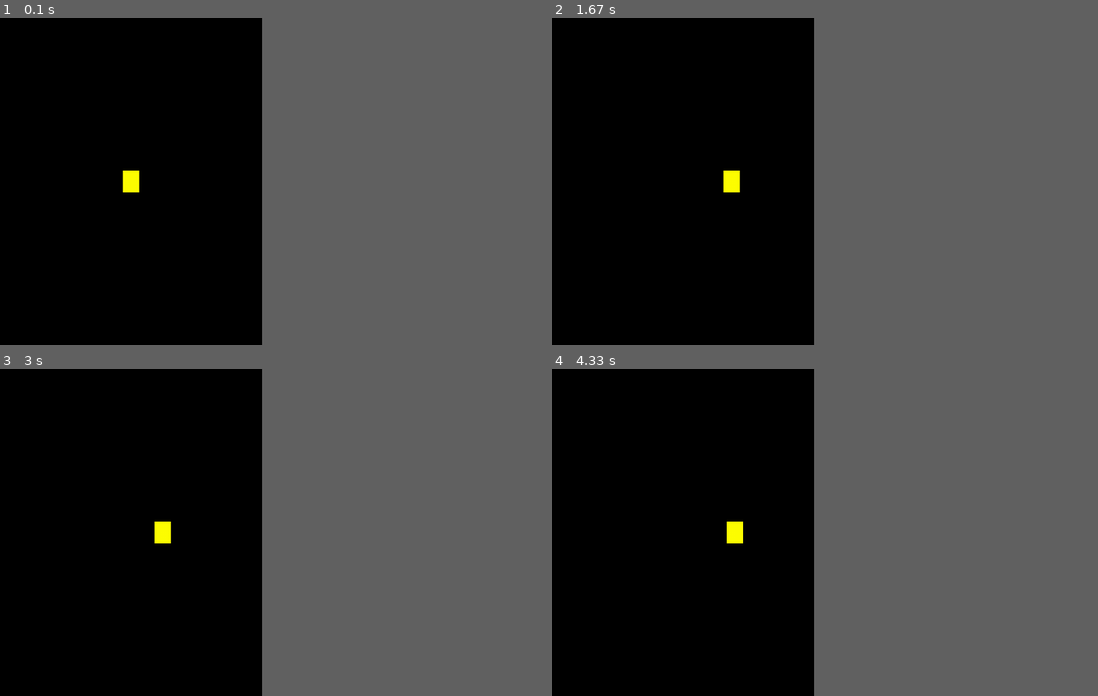
Above: before the commit, frames 1-4 (two rows, left to right).
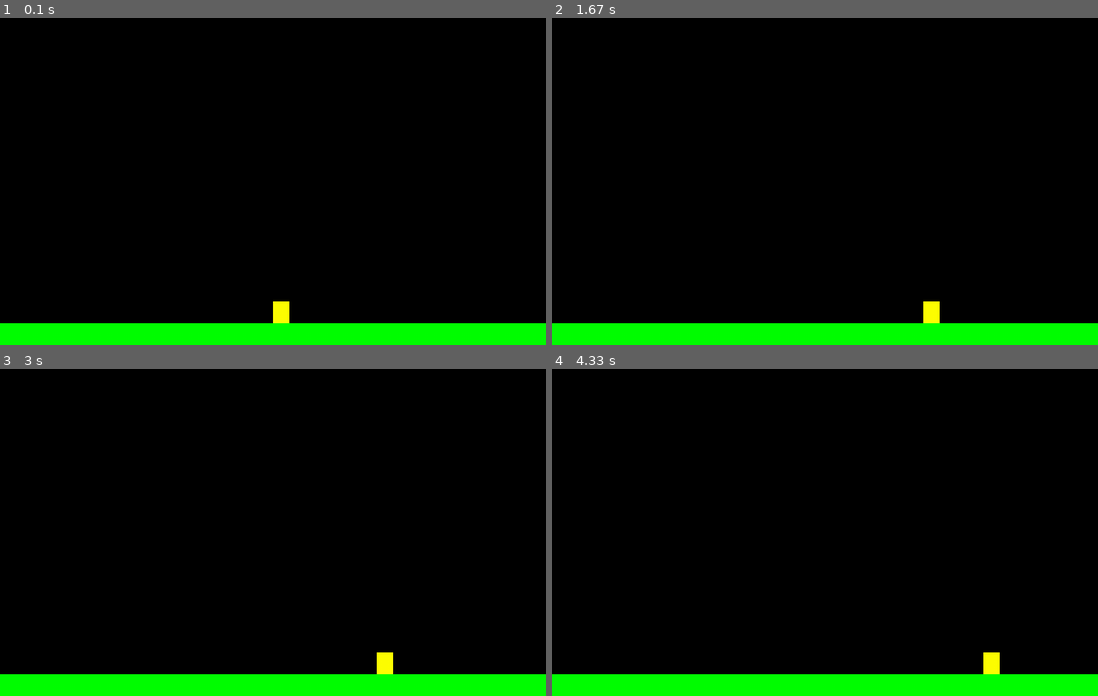
Above: after the commit, the same moments.

Repository: eduardogpg/jumpy_game
Game: pygame game, started from main.py
Same seed, same stepped clock (60 frames per second), same inputs: the game is played once before the commit and once after it.
Inputs:
- Up to frame 1 (0.1 s): no input
- Up to frame 2 (1.67 s): hold Right 0.33-0.8 s; hold Right 0.83-1.3 s; hold Left from 1.33 s (still down)
- Up to frame 3 (3 s): release Left at 1.87 s; hold Left 1.9-2.3 s; hold Right 2.33-2.97 s
- Up to frame 4 (4.33 s): hold Left 3-3.47 s; hold Right 3.5-3.97 s; hold Right from 4 s (still down)
In our replay, the window is 432x540 before the commit and 900x540 after it. These sizes can differ from the game's own. Grey fills any space a smaller window leaves; there, only what the larger window draws over its background counts as a difference.

The runs differ from the first frame. In frame 1, 7.1% of the frame differs, in the area x 0-100%, y 46-100%; in frame 2, 7.1%; in frame 3, 7.1%; in frame 4, 7.1%.

Commit message:
move player

Diff:
--- a/Game/jumpy.py
+++ b/Game/jumpy.py
@@ -1,5 +1,5 @@
 from .settings import *
-from .player import Player
+from .player import Player, Platform
 import pygame
 
 class Jumpy:
@@ -10,14 +10,17 @@
         self.screen = pygame.display.set_mode( (WIDTH, HEIGHT ))
         self.clock =  pygame.time.Clock()
         self.running = True
+        self.playing = False
 
         pygame.display.set_caption(TITLE)
 
     def new(self):
-        self.player = Player()
+        self.player = Player( WIDTH / 2, HEIGHT - 80 )
+        self.platform = Platform(0, HEIGHT - 40, WIDTH, 40)
 
         self.all_sprites = pygame.sprite.Group()
         self.all_sprites.add(self.player)
+        self.all_sprites.add(self.platform)
 
         self.run()
 
--- a/Game/player.py
+++ b/Game/player.py
@@ -1,38 +1,45 @@
 import pygame
 from .settings import *
 
-vec = pygame.math.Vector2
-
 class Player(pygame.sprite.Sprite):
-    def __init__(self):
+    def __init__(self, pos_x=0, pos_y=0):
         pygame.sprite.Sprite.__init__(self)
 
-        self.image = pygame.Surface( (30, 40) )
+        self.image = pygame.Surface((PLAYER_WIDTH, PLAYER_HEIGHT))
         self.image.fill(YELLOW)
+
         self.rect = self.image.get_rect()
-        self.rect.center = (WIDTH / 2, HEIGHT / 2)
+        self.pos_x = pos_x
+        self.pos_y = pos_y
 
-        self.pos = vec(WIDTH / 2, HEIGHT / 2)
-        self.vel = vec(0, 0)
-        self.acc = vec(0, 0)
+        self.vel = 0
+
+        self.jump = False
+
+    def jump(self):
+        pass
+
+    def move(self):
+        keys = pygame.key.get_pressed()
+        if keys[pygame.K_LEFT]:
+            self.pos_x -= 10
+
+        if keys[pygame.K_RIGHT]:
+            self.pos_x += 10
 
     def update(self):
-        self.acc = vec(0, 0)
-        keys = pygame.key.get_pressed()
+        self.move()
 
-        if keys[pygame.K_LEFT]:
-            self.acc.x = -PLAYER_ACC
-        if keys[pygame.K_RIGHT]:
-            self.acc.x = PLAYER_ACC
+        self.rect.x = self.pos_x
+        self.rect.y = self.pos_y
 
-        self.acc += self.vel * PLAYER_FRICTION
-        self.vel += self.acc
-        self.pos += self.vel + 0.5 * self.acc
+class Platform(pygame.sprite.Sprite):
+    def __init__(self, pos_x, pos_y, width, height):
+        pygame.sprite.Sprite.__init__(self)
 
-        if self.pos.x > WIDTH:
-            self.pos.x = 0
+        self.image = pygame.Surface((width, height))
+        self.image.fill(GREEN)
 
-        if self.pos.x < 0:
-            self.pos.x = WIDTH
-
-        self.rect.center = self.pos
+        self.rect = self.image.get_rect()
+        self.rect.x = pos_x
+        self.rect.y = pos_y
--- a/Game/settings.py
+++ b/Game/settings.py
@@ -1,15 +1,19 @@
 #Game
 TITLE = 'Jumpy!'
-WIDTH = 480
+WIDTH = 1000
 HEIGHT = 600
 FPS = 30
 
 #Colors
 BLACK = (0, 0, 0)
 YELLOW = (255, 255, 0)
+YELLOW = (255, 255, 0)
+GREEN = (0, 255, 0)
 
 #Player
-PLAYER_ACC = 0.5
-PLAYER_FRICTION = -0.12
+PLAYER_WIDTH = 30
+PLAYER_HEIGHT = 40
+PLAYER_ACC = 1
+PLAYER_FRICTION = -0.09
 
 #Enemies
